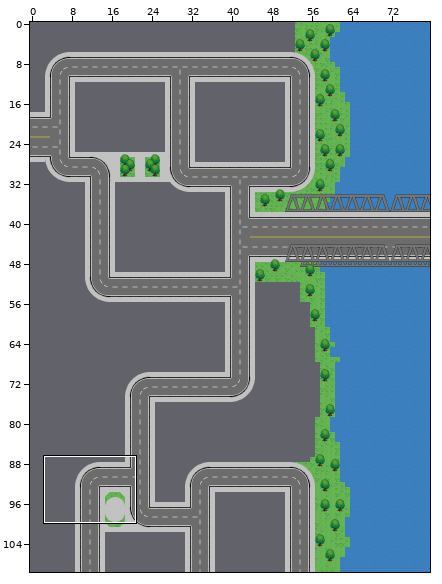
Two versions of a level (Tiled map, Frund/Tiled/Nivel4.tmx). The picture above shows the old version from afar; the outline marks the close-up.
Close-up. Old version:
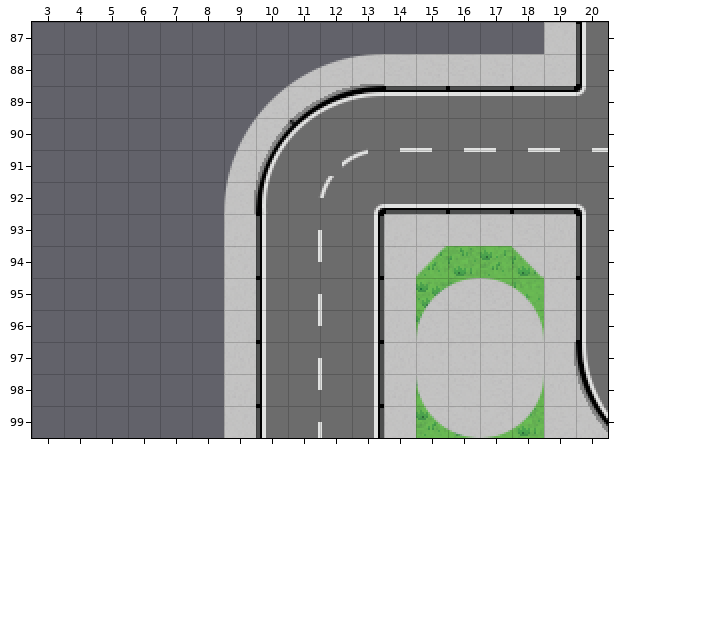
Cells are 16x16 px. Shown: x 3..20, y 87..99. The commit also changed other parts of the map, which this record leaves out.
The same view after the edit:
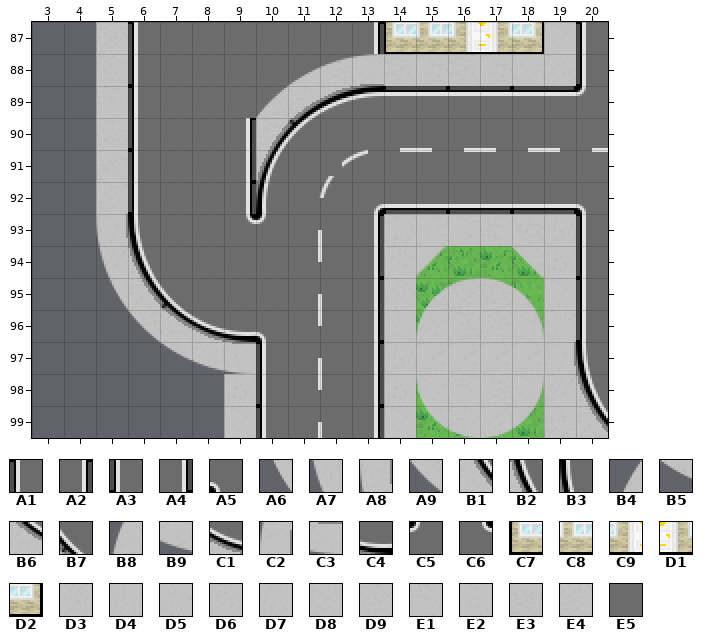
Key: from "Template": A1 4212, A2 4215, A3 4312, A4 4315, A5 4719 flipped up-down, A6 4727 turned 270, A7 4728 turned 270, A8 4729 turned 270, A9 4826 turned 270, B1 4827 turned 270, B2 4828 turned 270, B3 4829 turned 270, B4 4925, B5 4925 turned 270, B6 4926 turned 270, B7 4927 turned 270, B8 5025, B9 5025 turned 270, C1 5026 turned 270, C2 5125, C3 5125 turned 270, C4 5126 turned 270, C5 5129 turned 180, C6 5129 turned 270; from "TemplateCasas1LadrillosAmarill": C7 487, C8 488, C9 489, D1 490, D2 491; from "Tileset Nivel 2": D3 449 turned 270, D4 450 turned 270, D5 451 turned 270, D6 452 turned 270, D7 453 turned 270, D8 559, D9 596, E1 633, E2 670, E3 707, E4 744, E5 899.
__ is an empty cell.
Tiles of an added or newly shown layer are drawn over the layers below it.
What changed:
Layer "Piso (T)":
Tile D8 now appears in row 87 at x 5.
Tile D9 now appears in row 88 at x 5.
Tile E1 now appears in row 89 at x 5.
Tile E2 now appears in row 90 at x 5.
Tile E3 now appears in row 91 at x 5.
Tile E4 now appears in row 92 at x 5.
Layer "Calle 1 (T)":
Tile A1 now appears in row 87 at x 6; in row 89 at x 6; in row 91 at x 6.
The author changed tile B4 to tile A2 in row 90 at x 9.
The author changed tile C2 to tile A2 in row 92 at x 9.
Tile A2 now appears in row 87 at x 13.
Tile A3 now appears in row 88 at x 6; in row 90 at x 6; in row 92 at x 6.
The author changed tile B8 to tile A4 in row 91 at x 9.
The author changed tile A3 to tile A5 in row 96 at x 10.
Tile A6 now appears in row 95 at x 5.
Tile A7 now appears in row 94 at x 5.
Tile A8 now appears in row 93 at x 5.
Tile A9 now appears in row 96 at x 6.
Tile B1 now appears in row 95 at x 6.
Tile B2 now appears in row 94 at x 6.
Tile B3 now appears in row 93 at x 6.
Tile B5 now appears in row 97 at x 7.
Tile B6 now appears in row 96 at x 7.
Tile B7 now appears in row 95 at x 7.
Tile B9 now appears in row 97 at x 8.
Tile C1 now appears in row 96 at x 8.
The author changed tile D3 to tile C3 in row 97 at x 9.
The author changed tile D4 to tile C4 in row 96 at x 9.
The author changed tile A1 to tile C5 in row 93 at x 10.
The author changed tile D7 to tile C6 in row 93 at x 9.
The author changed tile A1 to tile E5 in row 95 at x 10.
The author changed tile A3 to tile E5 in row 94 at x 10.
The author changed tile D5 to tile E5 in row 95 at x 9.
The author changed tile D6 to tile E5 in row 94 at x 9.
Layer "Casas 3" (added):
Tile C7 now appears in row 87 at x 14.
Tile C8 now appears in row 87 at x 15.
Tile C9 now appears in row 87 at x 16.
Tile D1 now appears in row 87 at x 17.
Tile D2 now appears in row 87 at x 18.
Boxes around the changes in both close-ups, in picture pixels (x1, y1, x2, y2):
changed: (96, 22, 288, 374)
added: (352, 22, 544, 54)
